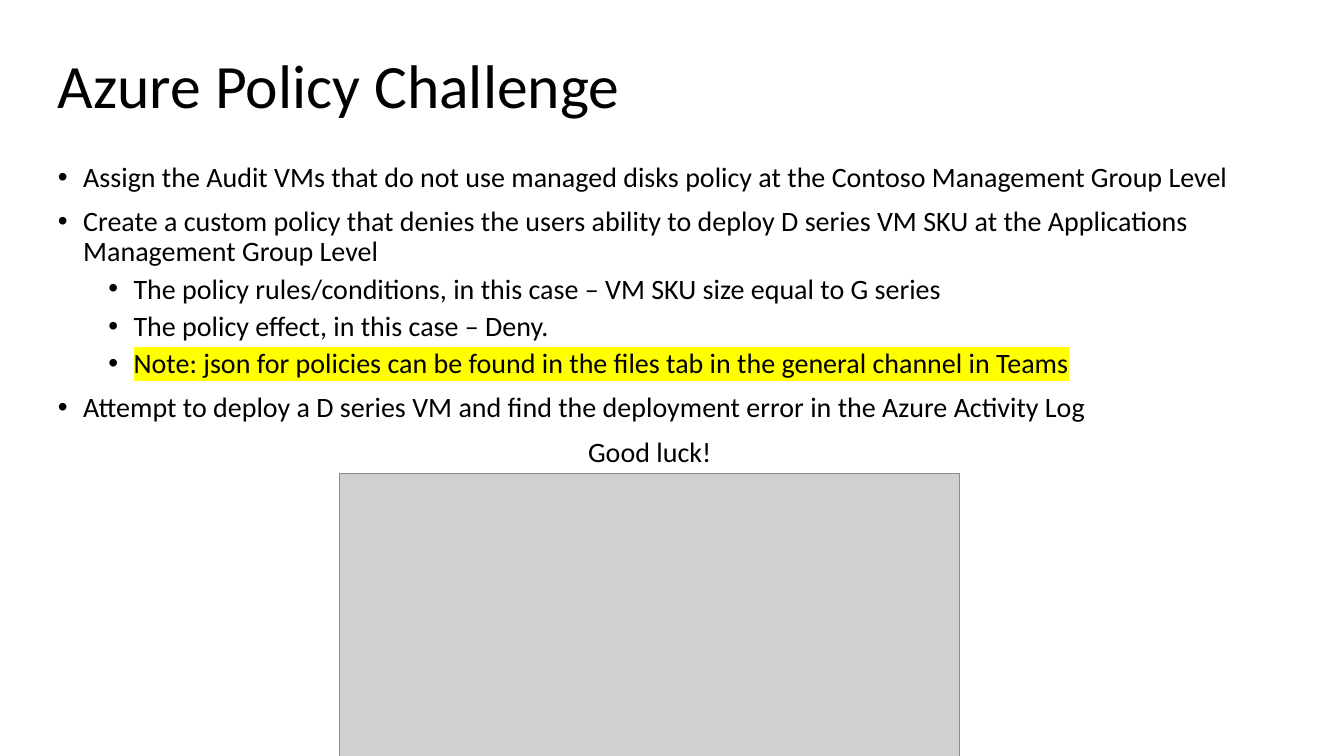
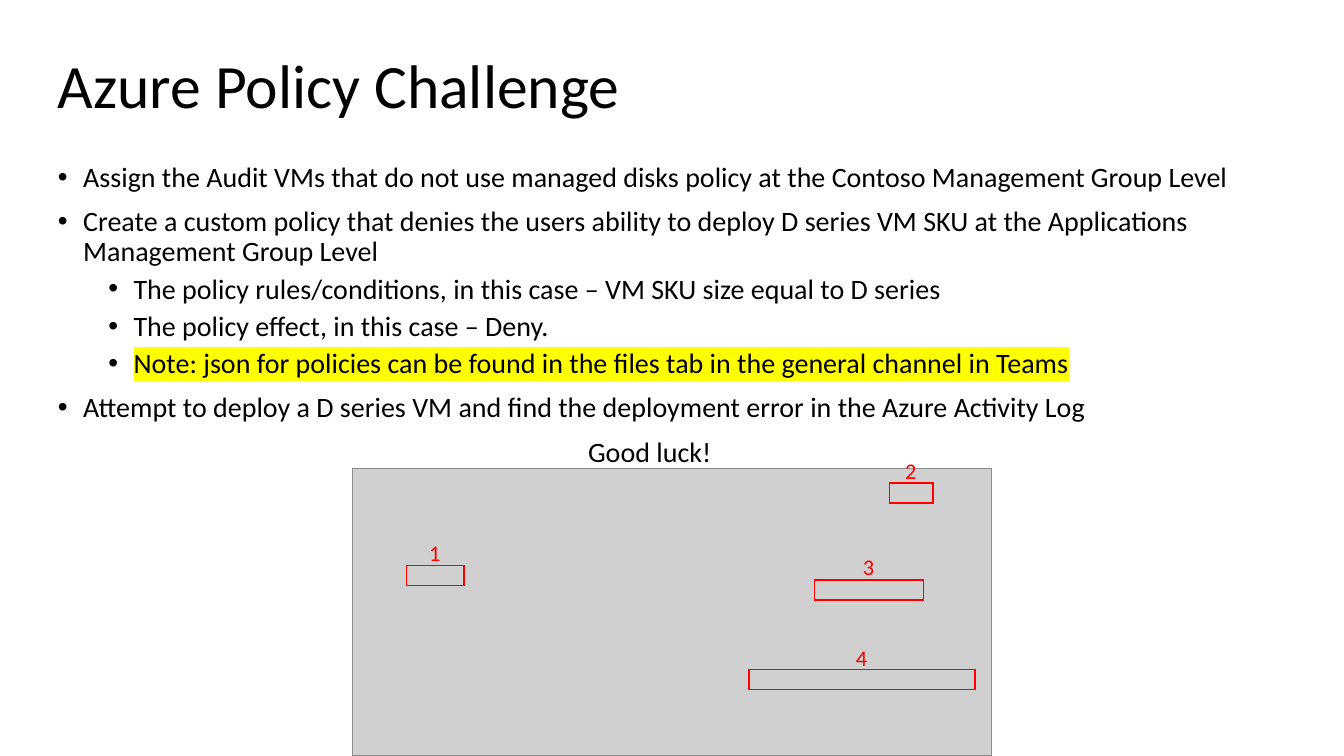
Before and after one commit to TheModin/AzureGovernance, a slide deck: slide 7 of Azure Governance Hack.pptx. Drawn at 1344x756 pixels with LibreOffice and Linux fonts; fonts in the diff are those of the drawing; grey boxes stand for pictures. Boxes give left, top, right and bottom in pixels: in the first picture for what was removed or moved away, otherwise in the second. Text is boxed around its words. In the diff, an @@ line names an element or a change of style, - is before the commit and + after.

```diff
--- a/Azure Governance Hack.pptx
+++ b/Azure Governance Hack.pptx
@@ text at (134,279,940,304): text changed @@
-  • The policy rules/conditions, in this case – VM SKU size equal to G series
+  • The policy rules/conditions, in this case – VM SKU size equal to D series
@@ picture: place and size @@
-picture at (340,474,960,756)
+picture at (353,469,992,756)
@@ text added at (905,460,916,484), 16 pt, text #FF0000 @@
+2
@@ rectangle added at (889,483,933,503), outline #FF0000 1 pt @@
@@ rectangle added at (406,566,464,586), outline #FF0000 1 pt @@
@@ text added at (429,546,440,566), 16 pt, text #FF0000 @@
+1
@@ text added at (863,560,874,581), 16 pt, text #FF0000 @@
+3
@@ rectangle added at (815,580,925,600), outline #FF0000 1 pt @@
@@ text added at (856,651,867,670), 16 pt, text #FF0000 @@
+4
@@ rectangle added at (749,669,975,690), outline #FF0000 1 pt @@
```
Also in this commit, not shown: 1 other slide changed, 1 slide added, 3 other files.
